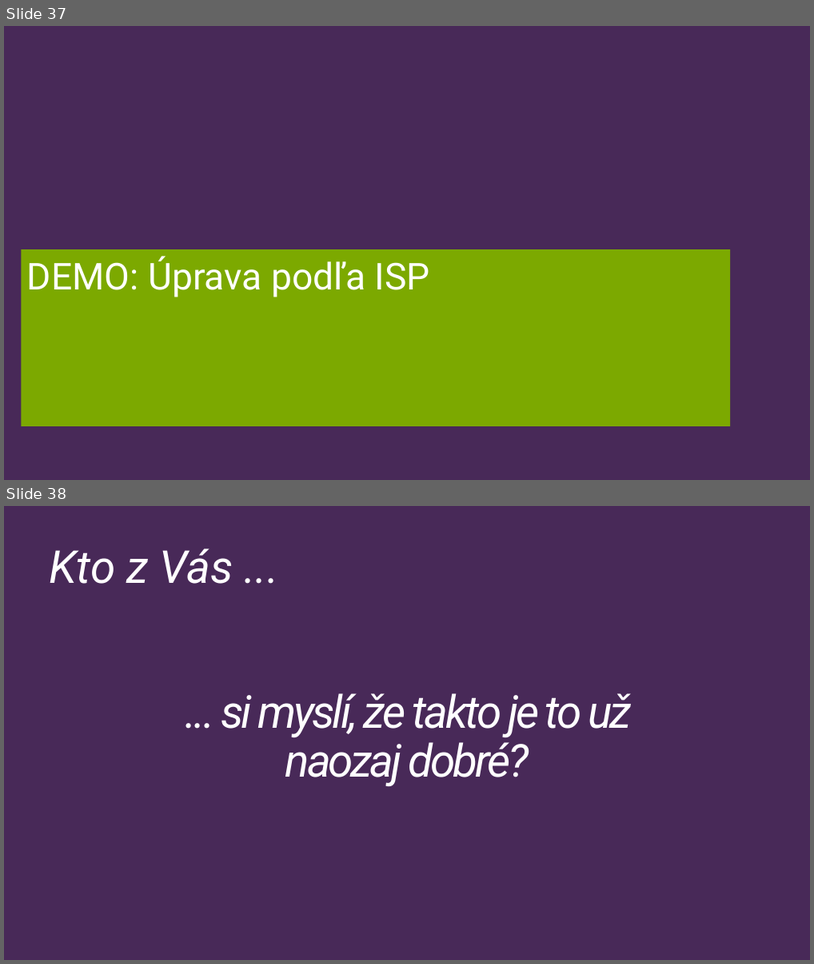
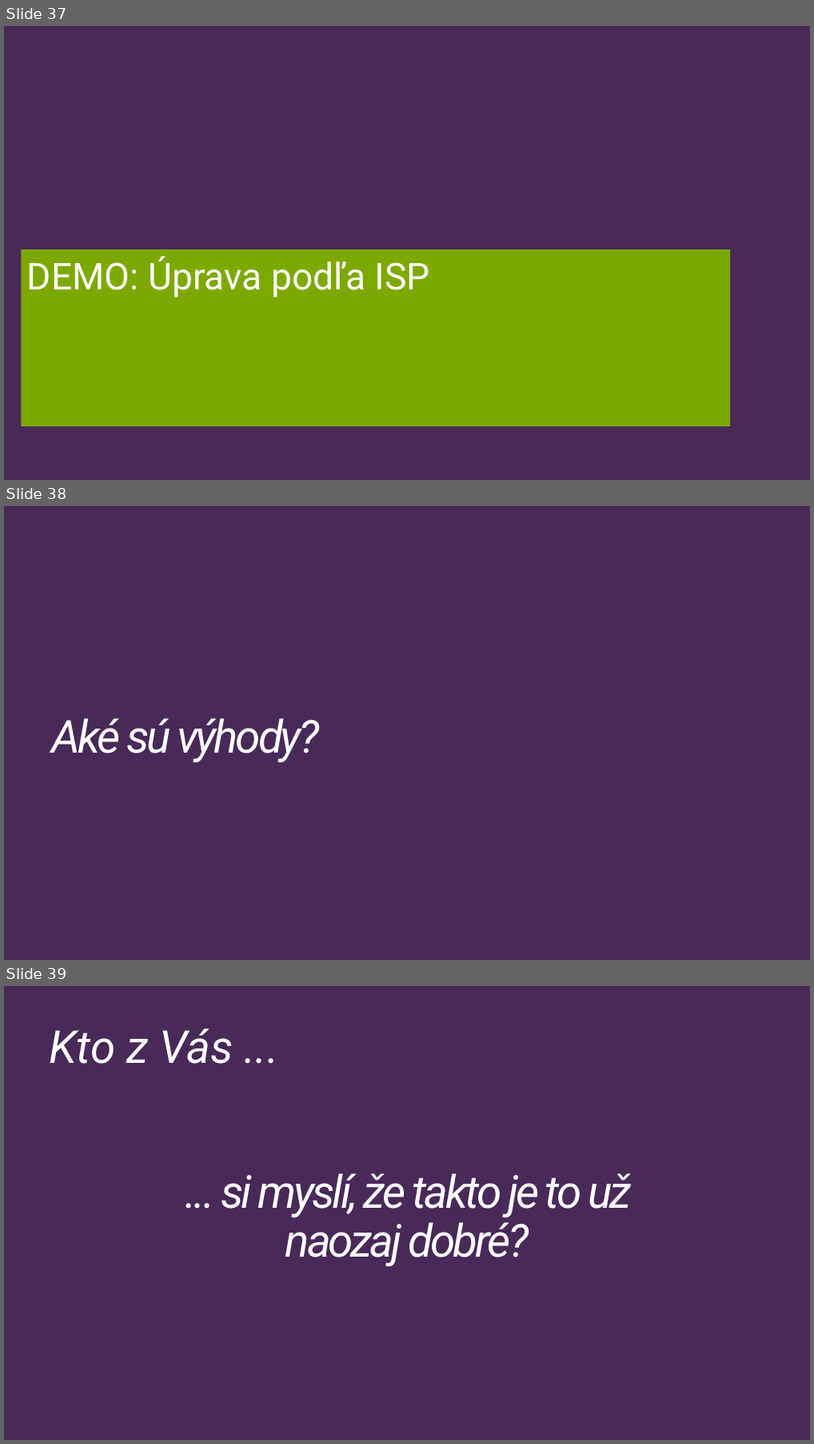
Before and after one commit to Burgyn/SOLID-Principles, a slide deck: SOLIDPrinciples.pptx. Shown one above the other, each under a label of ours: slides 37 and 38 before the commit, slides 37, 38 and 39 after it. The pictures are 814x964 and 814x1444 pixels, drawn with LibreOffice and Linux fonts; fonts in the diff are those of the drawing. Boxes give left, top, right and bottom in pixels: in the first picture for what was removed or moved away, otherwise in the second. Text is boxed around its words. In the diff, an @@ line names an element or a change of style, - is before the commit and + after.

```diff
--- a/SOLIDPrinciples.pptx
+++ b/SOLIDPrinciples.pptx
@@ slide 38 added at (4,506,810,960), background #482958 @@
@@ title added at (52,718,319,763), 54 pt, text #FFFFFF, italic @@
+Aké sú výhody?
@@ what was slide 38 is now slide 39 @@
```
Also in this commit, not shown: 1 other file.
